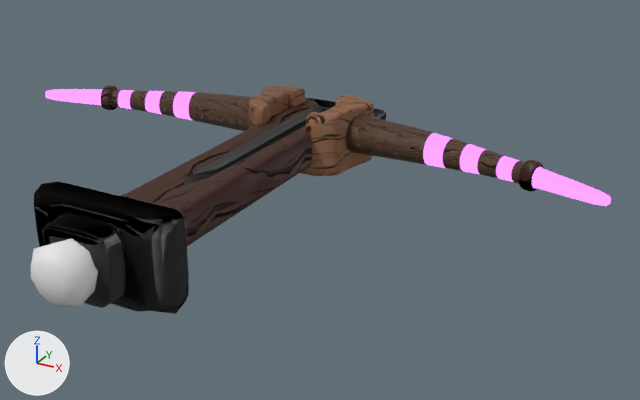
An edit to the glTF model Models/Crossbow/Crossbow.glb, drawn before and after from the same camera.
Both versions are drawn from a camera (50 mm lens) standing at (13.12, -20.34, 9.2) and looking at (2.31, -0.69, -0.62). Lighting does not change. The marker at lower left points along +X, +Y and +Z. Where no turn or scale is listed for an object, it has been applied to the vertices.

Names of what the first picture shows: 'Crossbow', 'Gem'.
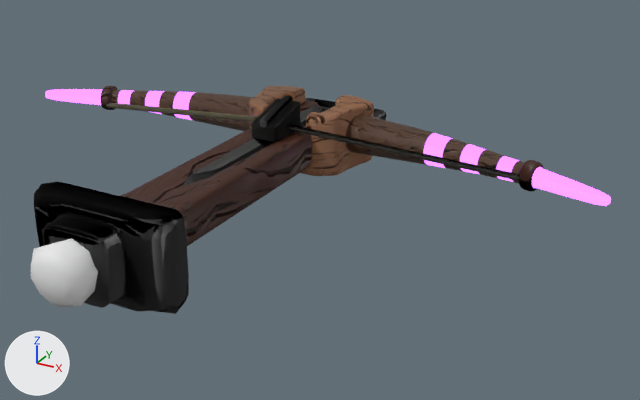
Where the newer file only moved an object's origin or applied its transform, the numbers keep the older frame.

Where the change shows, as pixel boxes (x1, y1, x2, y2) in the pictures (640 x 400 px):
'Block', added
    after: (251, 96, 301, 142)
'Cable.001', added
    after: (255, 117, 519, 181)
'Cable', added
    after: (106, 103, 258, 122)

The change, as a list of edits to the scene's bpy script:
```text
Add me_cylinder_005:
    me_cylinder_005.from_pydata(...)  # 16 vertices, 16 faces; spans x -7.98..0.02, y -1.12..0.09, z -0.09..0.79
    me_cylinder_005.materials.append(mat_crossbowtextures)
Add me_cylinder:
    me_cylinder.from_pydata(...)  # 16 vertices, 16 faces; spans x -0.02..7.07, y -1.02..0.09, z -0.09..0.95
    me_cylinder.materials.append(mat_crossbowtextures)
Add me_cube_008:
    me_cube_008.from_pydata(...)  # 124 vertices, 244 faces; spans x -0.418..0.418, y -0.738..0.738, z -0.418..0.535
    me_cube_008.materials.append(mat_crossbowtextures)
Add ob_cable_001:
    ob_cable_001 = bpy.data.objects.new('Cable.001', me_cylinder_005)
    ob_cable_001.location = (7.34, 1.71, 0.12)
Add ob_cable:
    ob_cable = bpy.data.objects.new('Cable', me_cylinder)
    ob_cable.location = (-7.24, 1.65, 0.0)
Add ob_block:
    ob_block = bpy.data.objects.new('Block', me_cube_008)
    ob_block.location = (0.0, 0.84, 0.88)
```
